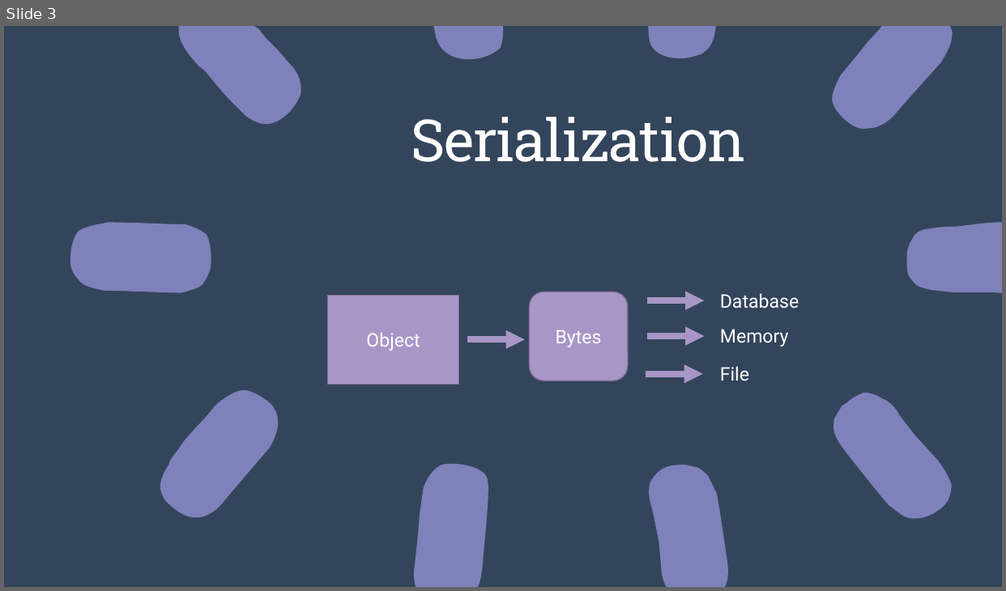
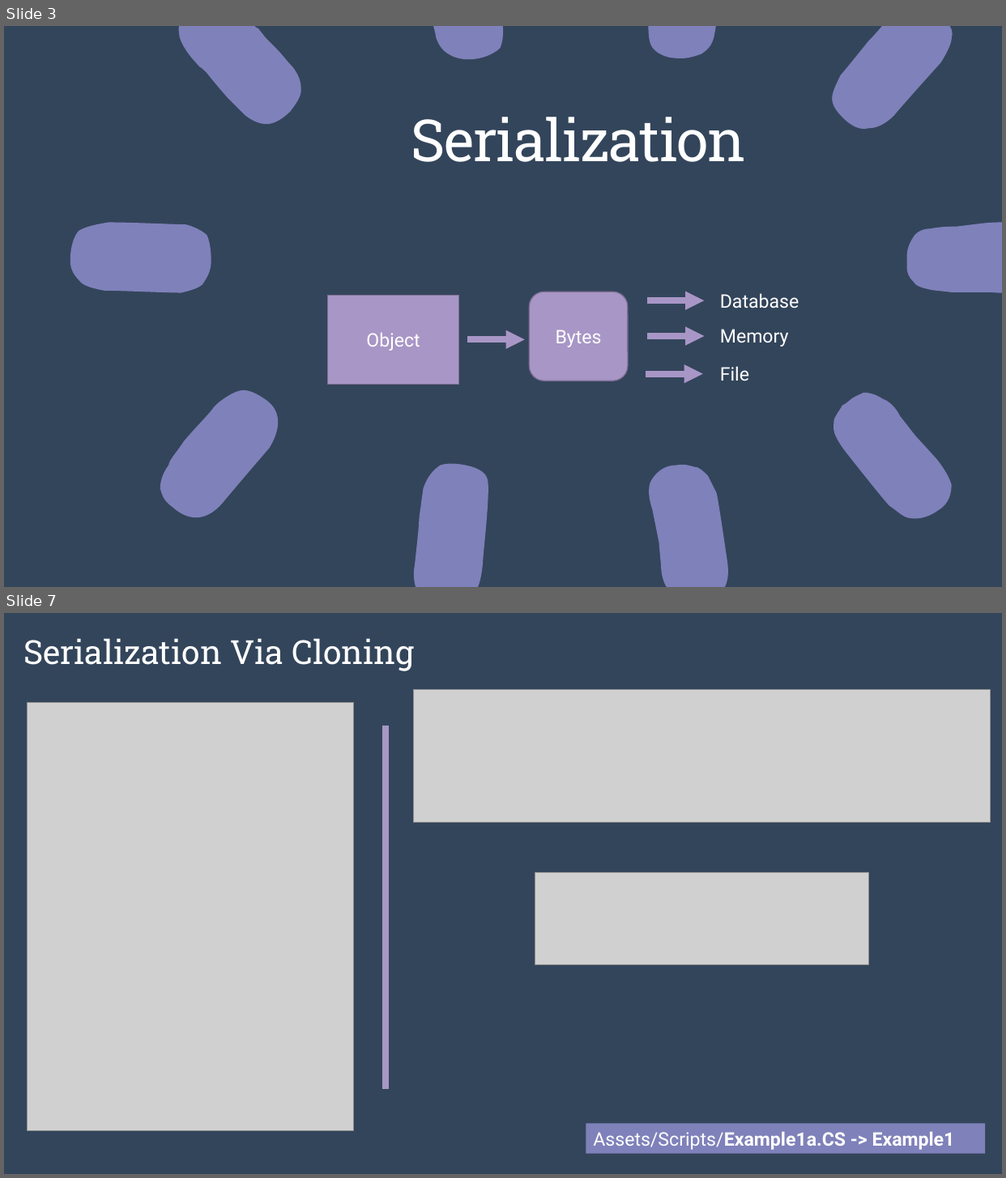
Before and after one commit to alexasummers/Serialization, a slide deck: Serialization/Lecture.pptx. Shown one above the other, each under a label of ours: slide 3 before the commit, slides 3 and 7 after it; the slides between them are not shown. The pictures are 1006x591 and 1006x1178 pixels, drawn with LibreOffice and Linux fonts; fonts in the diff are those of the drawing; grey boxes stand for pictures. Boxes give left, top, right and bottom in pixels: in the first picture for what was removed or moved away, otherwise in the second. Text is boxed around its words. In the diff, an @@ line names an element or a change of style, - is before the commit and + after.

Commit message:
Update Lecture
Update Lectuer with cloning functionality

```diff
--- a/Serialization/Lecture.pptx
+++ b/Serialization/Lecture.pptx
@@ slide 7 added at box(4, 613, 1002, 1174), background #243141 @@
@@ rectangle added at box(4, 613, 1002, 1174), fill #33455B @@
@@ title added at box(23, 638, 414, 671), 32 pt, text #FFFFFF @@
+Serialization Via Cloning
@@ picture added at box(27, 703, 355, 1131) @@
@@ picture added at box(414, 690, 991, 823) @@
@@ line added from (386, 726) to (386, 1089), #A896C6 6 pt @@
@@ picture added at box(535, 873, 868, 965) @@
@@ rectangle added at box(586, 1123, 985, 1153), fill #7F81BA, 18 pt, text #FFFFFF, bold @@
+Assets/Scripts/Example1a.CS -> Example1
```
Also in this commit, not shown: 1 slide changed, 2 other slides added, 4 other files.
